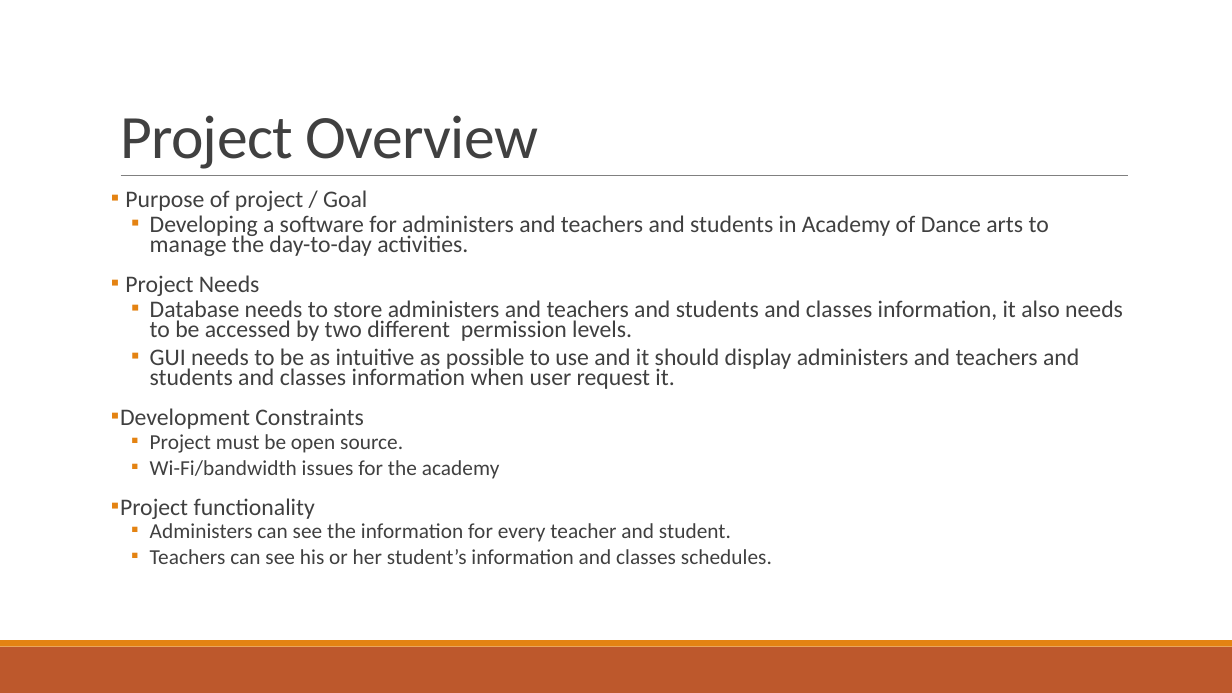
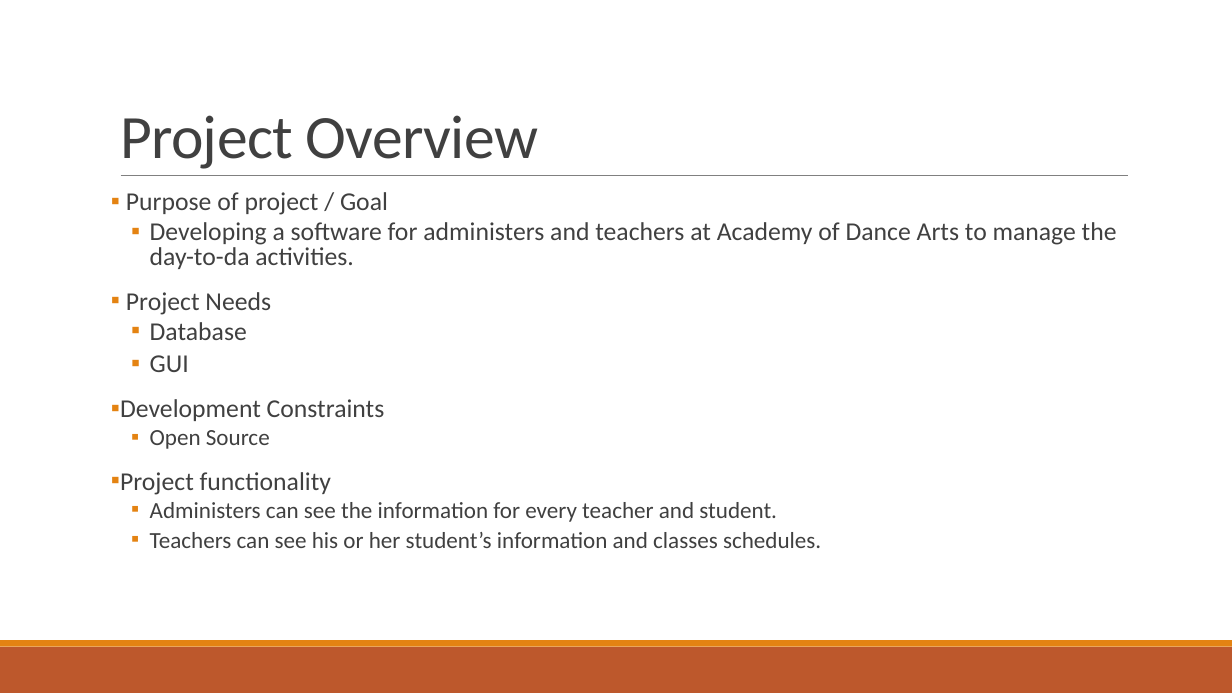
Before and after one commit to SDSMT-CSC464-F15/dancesoft, a slide deck: slide 3 of Sprint 5/DanceSoft powerpoint sprint 5.pptx. Drawn at 1232x693 pixels with LibreOffice and Linux fonts; fonts in the diff are those of the drawing. Boxes give left, top, right and bottom in pixels: in the first picture for what was removed or moved away, otherwise in the second. Text is boxed around its words. In the diff, an @@ line names an element or a change of style, - is before the commit and + after.

Commit message:
ppt still needs GUI and Database Arch.

```diff
--- a/Sprint 5/DanceSoft powerpoint sprint 5.pptx
+++ b/Sprint 5/DanceSoft powerpoint sprint 5.pptx
@@ text at [120, 192, 821, 548]: size 18.5 to 20 pt in "Purpose of project / Goal", "Project Needs", "Development Constraints", "Project functionality"; size 16.6 to 18 pt in "Administers can see the information for every ...", "Teachers can see his or her student’s ..."; line spacing 0.7 to 0.8 @@
@@ text at [150, 222, 1117, 269]: text changed; size 18.5 to 20 pt @@
-  ▪ Developing a software for administers and teachers and students in Academy of Dance arts to manage the day-to-day activities.
+  ▪ Developing a software for administers and teachers at Academy of Dance Arts to manage the day-to-da activities.
@@ text at [150, 322, 247, 372]: text changed; size 18.5 to 20 pt @@
-  ▪ Database needs to store administers and teachers and students and classes information, it also needs to be accessed by two different permission levels.
-  ▪ GUI needs to be as intuitive as possible to use and it should display administers and teachers and students and classes information when user request it.
+  ▪ Database
+  ▪ GUI
@@ text at [150, 430, 270, 449]: text changed; size 16.6 to 18 pt @@
-  ▪ Project must be open source.
-  ▪ Wi-Fi/bandwidth issues for the academy
+  ▪ Open Source
```
Also in this commit, not shown: 2 other slides changed.
